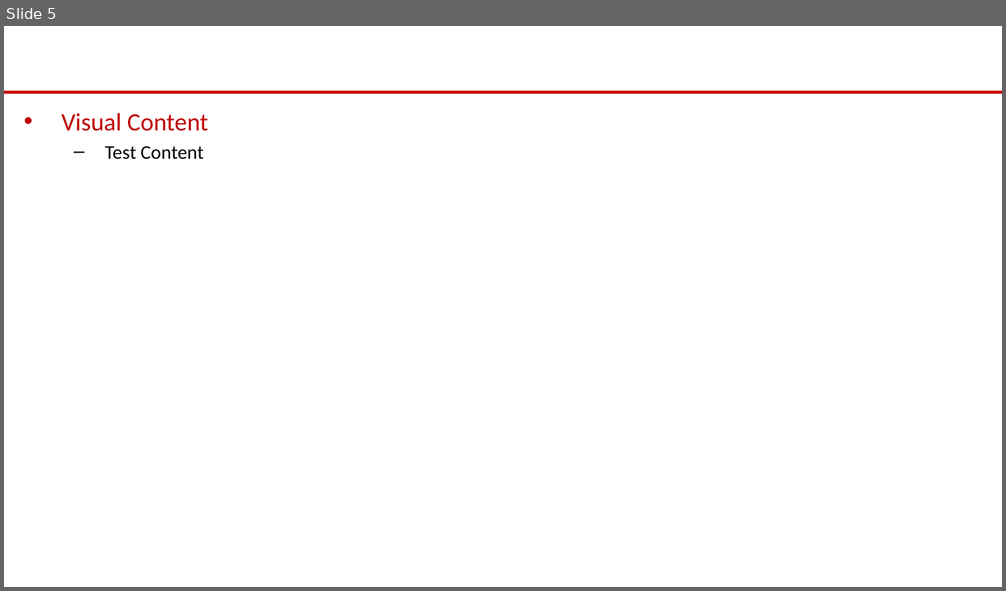
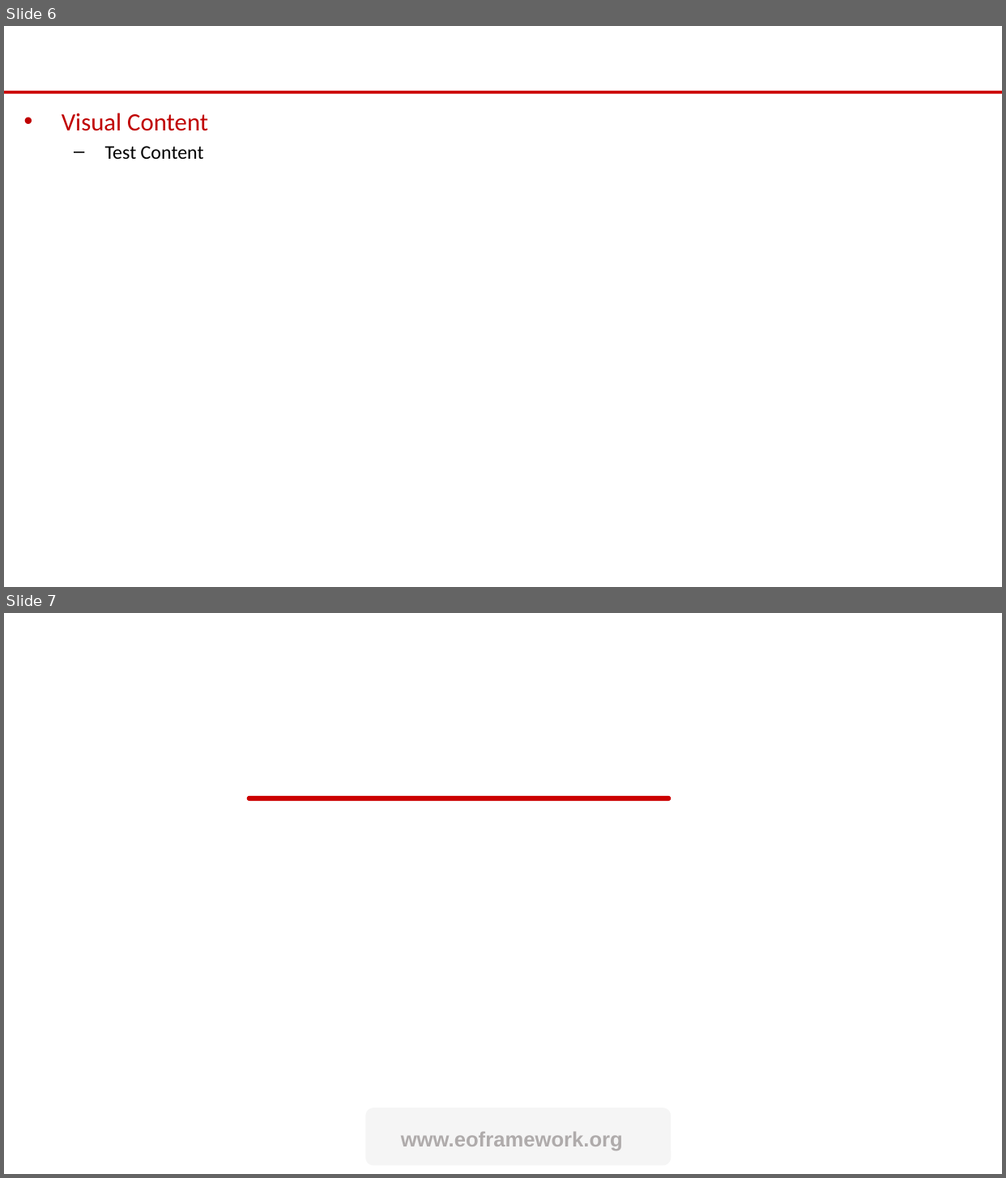
Before and after one commit to eoframework/solutions, a slide deck: support/doc-templates/powerpoint/EOFramework-Template-01.pptx. Shown one above the other, each under a label of ours: slide 5 before the commit, slides 6 and 7 after it. The pictures are 1006x591 and 1006x1178 pixels, drawn with LibreOffice and Linux fonts; fonts in the diff are those of the drawing; background and template pictures are left out. Boxes give left, top, right and bottom in pixels: in the first picture for what was removed or moved away, otherwise in the second. Text is boxed around its words. In the diff, an @@ line names an element or a change of style, - is before the commit and + after.

```diff
--- a/support/doc-templates/powerpoint/EOFramework-Template-01.pptx
+++ b/support/doc-templates/powerpoint/EOFramework-Template-01.pptx
@@ slide 7 added at [4,613,1002,1174], background #FFFFFF @@
@@ rounded rectangle added at [246,795,671,801], fill #CC0000 @@
@@ rounded rectangle added at [365,1108,671,1166], fill #F5F5F5 @@
@@ text added at [401,1131,623,1151], 15 pt, text #AFABAB, bold @@
+www.eoframework.org
@@ what was slide 5 is now slide 6 @@
```
Also in this commit, not shown: 1 other slide added, 1 other file.
